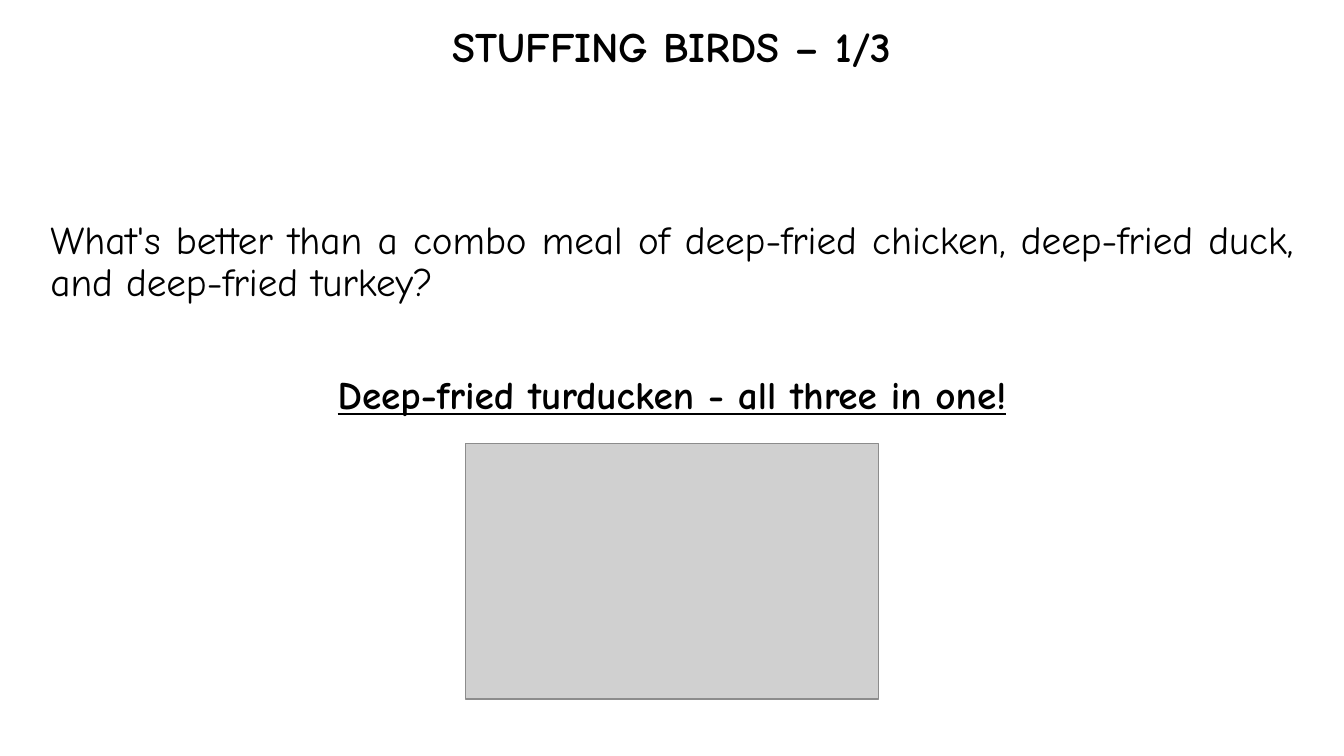
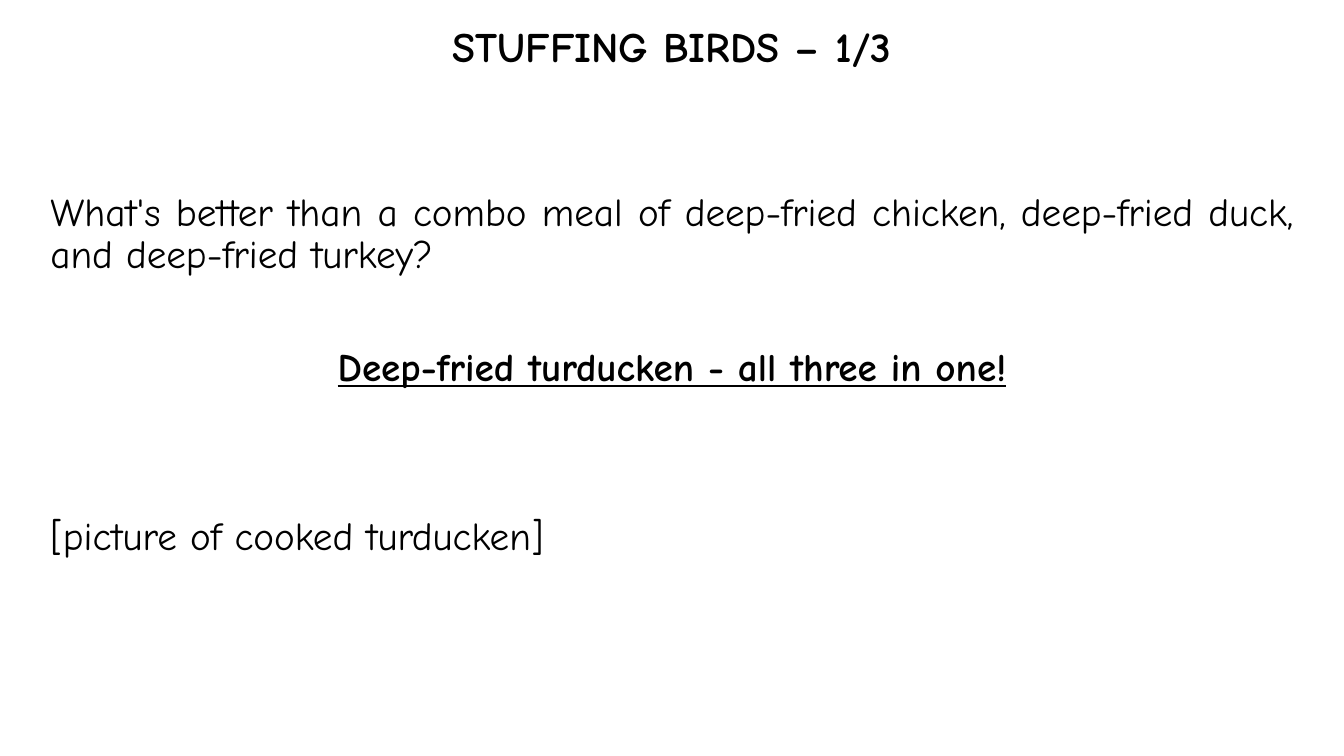
Before and after one commit to hwaet/LD48, a slide deck: slide 13 of Assets/Instructions/Source.pptx. Drawn at 1344x756 pixels with LibreOffice and Linux fonts; fonts in the diff are those of the drawing; grey boxes stand for pictures. Boxes give left, top, right and bottom in pixels: in the first picture for what was removed or moved away, otherwise in the second. Text is boxed around its words. In the diff, an @@ line names an element or a change of style, - is before the commit and + after.

```diff
--- a/Assets/Instructions/Source.pptx
+++ b/Assets/Instructions/Source.pptx
@@ picture removed at (466, 444, 879, 700) @@
@@ text at (50, 518, 543, 558): paragraph added @@
+[picture of cooked turducken]
```
Also in this commit, not shown: 9 other slides changed, 30 other files.
